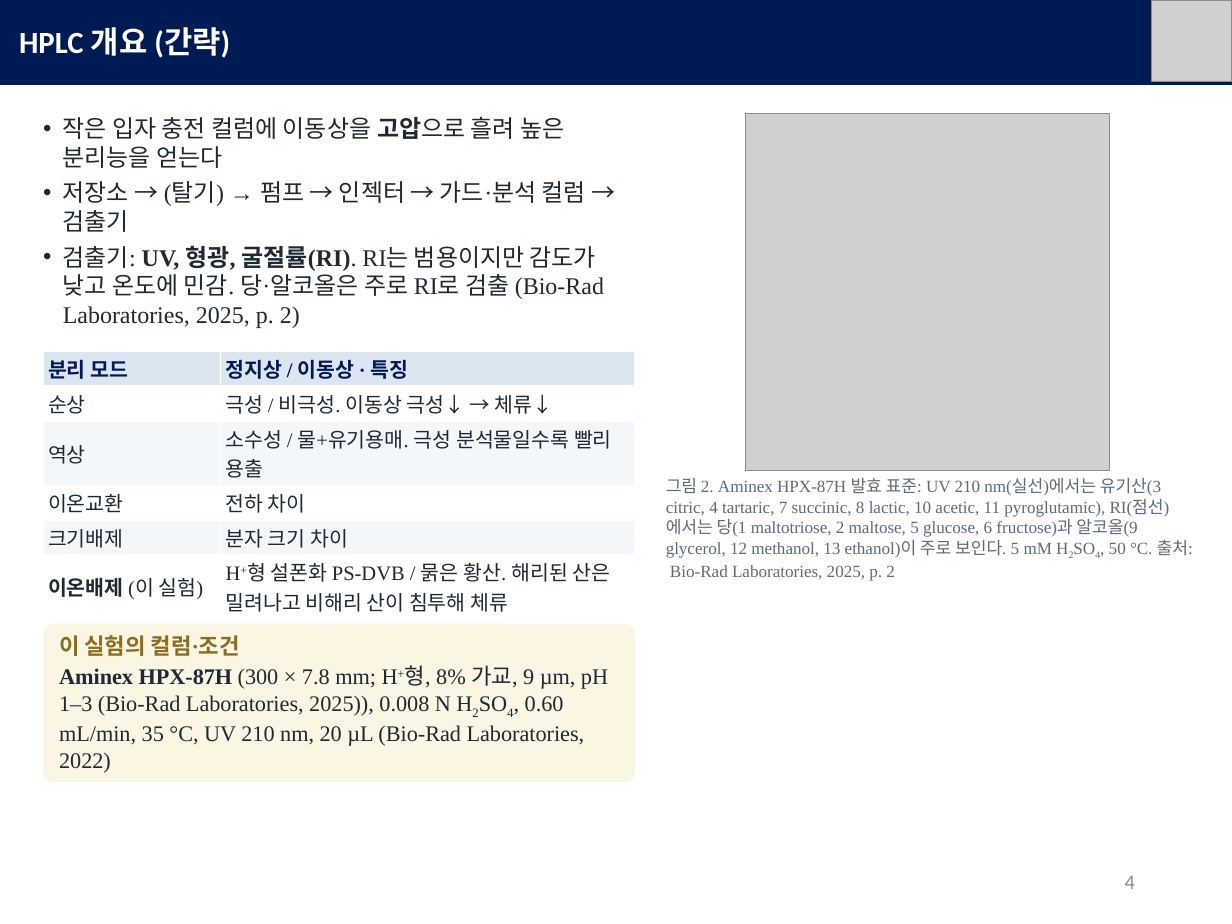
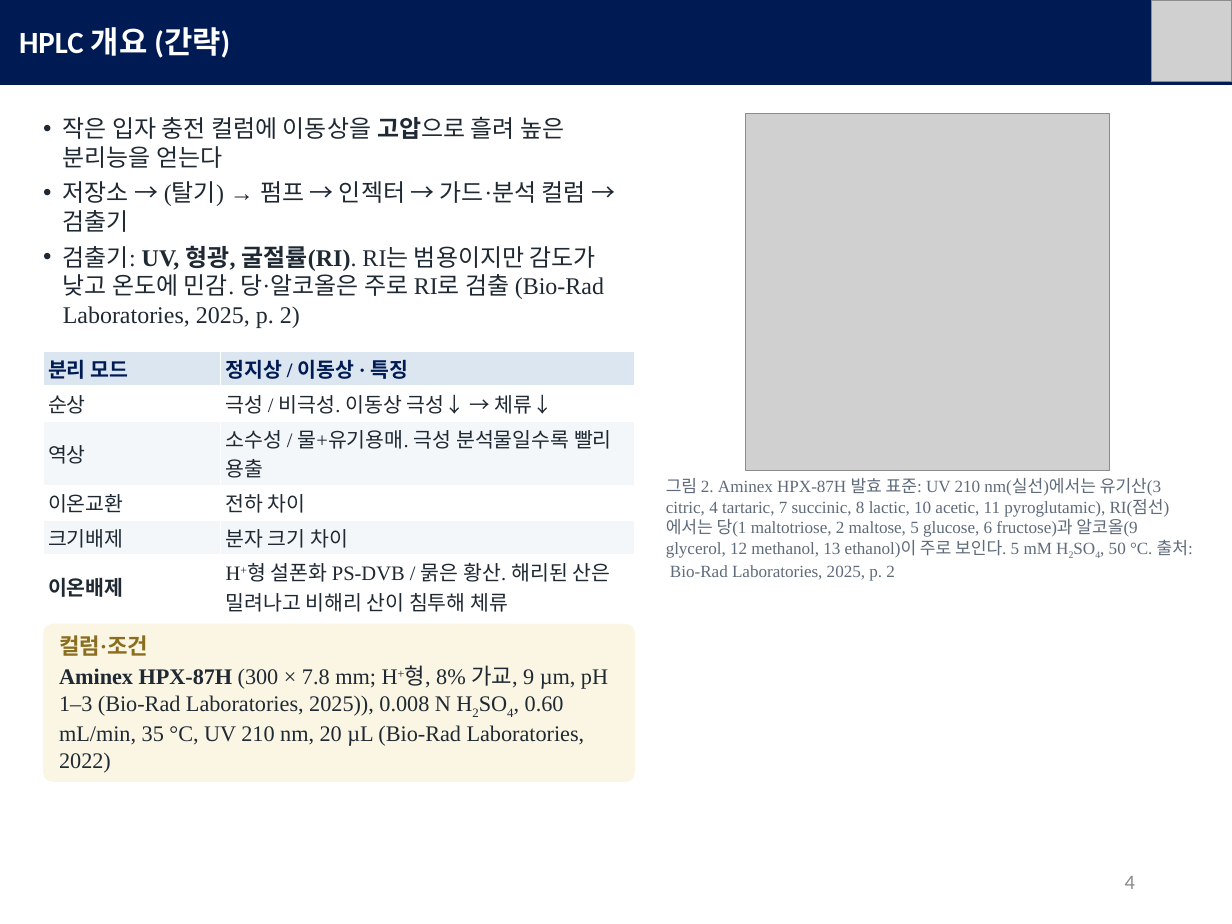
Before and after one commit to mingyu221/office, a slide deck: slide 4 of HPLC_formate_slides_KO.pptx. Drawn at 1232x924 pixels with LibreOffice and Linux fonts; fonts in the diff are those of the drawing; grey boxes stand for pictures. Boxes give left, top, right and bottom in pixels: in the first picture for what was removed or moved away, otherwise in the second. Text is boxed around its words. In the diff, an @@ line names an element or a change of style, - is before the commit and + after.

```diff
--- a/HPLC_formate_slides_KO.pptx
+++ b/HPLC_formate_slides_KO.pptx
@@ table at (x1=43, y1=351, x2=634, y2=616) @@
-row 6, column 1: 이온배제 (이 실험)
+row 6, column 1: 이온배제
@@ text at (x1=59, y1=635, x2=148, y2=656): text changed @@
-이 실험의 컬럼·조건
+컬럼·조건
```
Also in this commit, not shown: 3 other slides changed, 3 other files.
